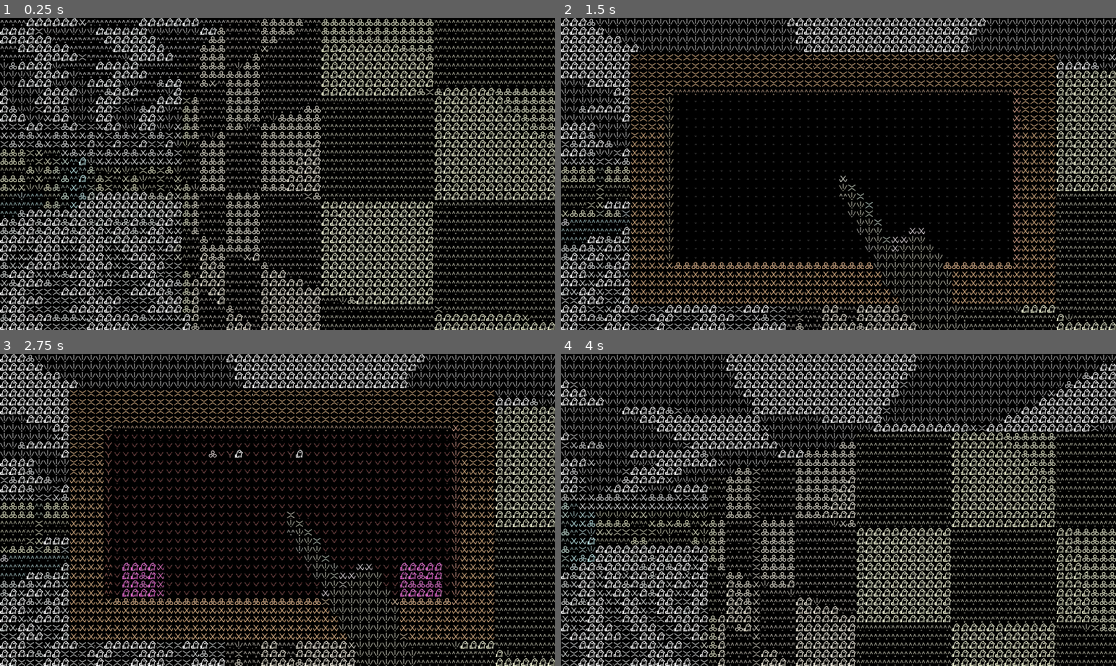
Above: before the commit, frames 1-4 (two rows, left to right).
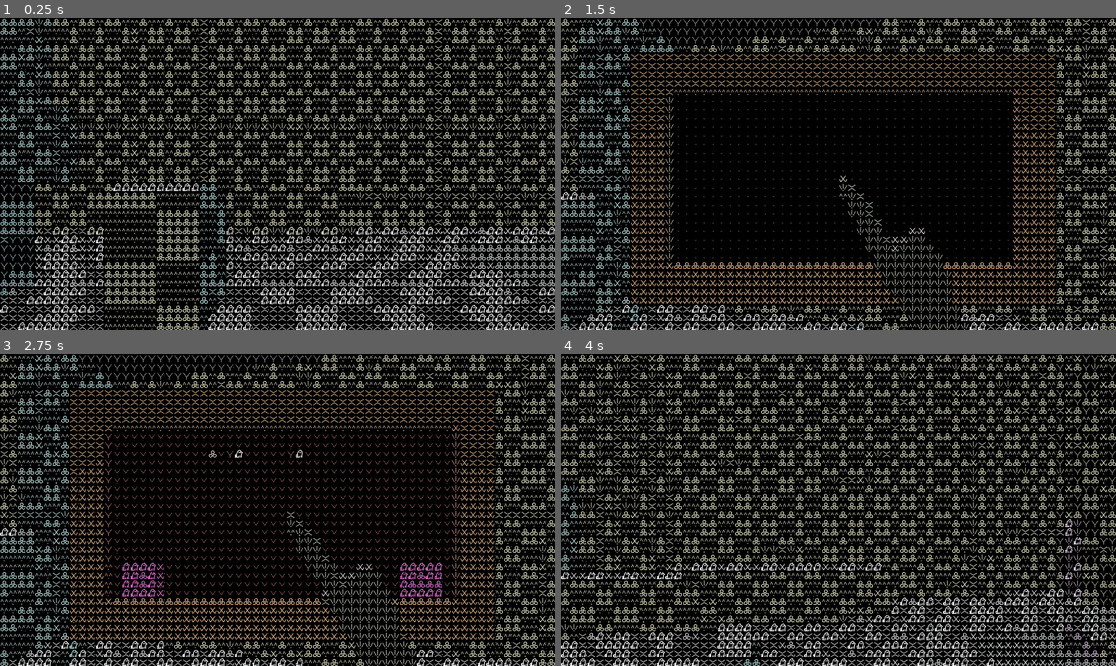
Above: after the commit, the same moments.

Repository: Tchetchouille/ijo-musi
Game: Godot game, scene res://Scenes/SystemsAndManagers/main.tscn
Two runs of this game, one before a commit and one after it. Both use one fixed random seed, a clock stepped at 60 frames per second and the inputs below.
Inputs (mouse positions are in pixels of both pictures, inside the frame that each line leads up to):
- Up to frame 1 (0.25 s): no input
- Up to frame 2 (1.5 s): tap Enter at 0.5 s; move the mouse to (866, 174) at 0.52 s; press the mouse at (866, 174) at 0.53 s; hold Space (fly_up) from 0.53 s (still down); move the mouse to (810, 174) at 1.27 s; release the mouse at (810, 174) at 1.28 s; right-click (810, 174) at 1.35 s
- Up to frame 3 (2.75 s): keep holding Space (fly_up); move the mouse to (288, 503) at 2.02 s; press the mouse at (288, 503) at 2.03 s
- Up to frame 4 (4 s): keep holding Space (fly_up); tap Enter at 2.75 s; move the mouse to (832, 516) at 2.77 s; release the mouse at (832, 516) at 2.78 s; right-click (832, 516) at 2.85 s; move the mouse to (877, 513) at 3.52 s; press the mouse at (877, 513) at 3.53 s

The runs differ from the first frame. In frame 1, 37% of the frame differs, in the area x 0-100%, y 0-100%; in frame 2, 16%; in frame 3, 16%; in frame 4, 39%.

Commit message:
started adding 3d assets

Diff:
--- a/Godot Project/Actual ijo musi Project/actual-ijo-musi-project/Resources and Assets/Shaders/ascii_shader.tres
+++ b/Godot Project/Actual ijo musi Project/actual-ijo-musi-project/Resources and Assets/Shaders/ascii_shader.tres
@@ -464,7 +464,6 @@
 
 }
 "
-graph_offset = Vector2(-1302.6, 151.389)
 mode = 1
 flags/light_only = false
 nodes/fragment/0/position = Vector2(1880, 4940)
--- a/Godot Project/Actual ijo musi Project/actual-ijo-musi-project/Resources and Assets/Shaders/pixel_shader.tres
+++ b/Godot Project/Actual ijo musi Project/actual-ijo-musi-project/Resources and Assets/Shaders/pixel_shader.tres
@@ -90,7 +90,6 @@
 
 }
 "
-graph_offset = Vector2(-1343.32, 229.94)
 mode = 1
 flags/light_only = false
 nodes/fragment/3/node = SubResource("VisualShaderNodeTexture_8scub")
--- a/Godot Project/Actual ijo musi Project/actual-ijo-musi-project/Scenes/Level Prototypes and Whiteboxing/whitebox_waiting_room.tscn
+++ b/Godot Project/Actual ijo musi Project/actual-ijo-musi-project/Scenes/Level Prototypes and Whiteboxing/whitebox_waiting_room.tscn
@@ -390,8 +390,88 @@
 
 [sub_resource type="BoxMesh" id="BoxMesh_0ifvb"]
 
+[sub_resource type="BoxMesh" id="BoxMesh_ur8w8"]
+
+[sub_resource type="BoxShape3D" id="BoxShape3D_x0b1f"]
+
+[sub_resource type="BoxMesh" id="BoxMesh_0sj3b"]
+
+[sub_resource type="BoxShape3D" id="BoxShape3D_3cnu7"]
+
+[sub_resource type="StandardMaterial3D" id="StandardMaterial3D_jn2ir"]
+albedo_texture = ExtResource("1_nvjux")
+uv1_scale = Vector3(30, 0.2, 20)
+uv1_triplanar = true
+
+[sub_resource type="BoxMesh" id="BoxMesh_qet16"]
+material = SubResource("StandardMaterial3D_jn2ir")
+
+[sub_resource type="BoxShape3D" id="BoxShape3D_55dsi"]
+
+[sub_resource type="StandardMaterial3D" id="StandardMaterial3D_0ifvb"]
+albedo_texture = ExtResource("1_nvjux")
+uv1_scale = Vector3(0.8, 0.3, 0.8)
+uv1_triplanar = true
+
+[sub_resource type="CylinderMesh" id="CylinderMesh_5tdr4"]
+material = SubResource("StandardMaterial3D_0ifvb")
+
+[sub_resource type="CylinderShape3D" id="CylinderShape3D_e78lp"]
+
+[sub_resource type="StandardMaterial3D" id="StandardMaterial3D_r685e"]
+albedo_texture = ExtResource("1_nvjux")
+uv1_scale = Vector3(1.5, 1, 2)
+uv1_triplanar = true
+
+[sub_resource type="BoxMesh" id="BoxMesh_3cnu7"]
+material = SubResource("StandardMaterial3D_r685e")
+
+[sub_resource type="BoxShape3D" id="BoxShape3D_qet16"]
+
+[sub_resource type="CylinderMesh" id="CylinderMesh_e78lp"]
+flip_faces = true
+
+[sub_resource type="StandardMaterial3D" id="StandardMaterial3D_vgo41"]
+albedo_texture = ExtResource("1_nvjux")
+uv1_scale = Vector3(15, 5, 20)
+uv1_triplanar = true
+
+[sub_resource type="BoxMesh" id="BoxMesh_55dsi"]
+material = SubResource("StandardMaterial3D_vgo41")
+flip_faces = true
+
+[sub_resource type="StandardMaterial3D" id="StandardMaterial3D_3cnu7"]
+albedo_texture = ExtResource("1_nvjux")
+uv1_scale = Vector3(15, 5, 0.5)
+uv1_triplanar = true
+
+[sub_resource type="BoxMesh" id="BoxMesh_lqes8"]
+material = SubResource("StandardMaterial3D_3cnu7")
+
+[sub_resource type="StandardMaterial3D" id="StandardMaterial3D_x0b1f"]
+albedo_texture = ExtResource("1_nvjux")
+uv1_scale = Vector3(3, 1, 3)
+uv1_triplanar = true
+
+[sub_resource type="BoxMesh" id="BoxMesh_mf3s6"]
+material = SubResource("StandardMaterial3D_x0b1f")
+
+[sub_resource type="BoxShape3D" id="BoxShape3D_jkflp"]
+
+[sub_resource type="CylinderMesh" id="CylinderMesh_0sj3b"]
+
+[sub_resource type="StandardMaterial3D" id="StandardMaterial3D_0sj3b"]
+albedo_texture = ExtResource("1_nvjux")
+uv1_scale = Vector3(8, 1, 0.6)
+uv1_triplanar = true
+
+[sub_resource type="BoxMesh" id="BoxMesh_jkflp"]
+material = SubResource("StandardMaterial3D_0sj3b")
+
+[sub_resource type="BoxShape3D" id="BoxShape3D_lqes8"]
+
 [node name="Whitebox" type="Node3D"]
-transform = Transform3D(1, 0, 0, 0, 1, 0, 0, 0, 1, 22.0085, 0, -6.04989)
+transform = Transform3D(1, 0, 0, 0, 1, 0, 0, 0, 1, -2.82392, 0, 4.39051)
 
 [node name="Lights" type="Node3D" parent="."]
 transform = Transform3D(-0.5, 0.612372, -0.612372, 0, 0.707107, 0.707107, 0.866025, 0.353553, -0.353553, 0, 0, 0)
@@ -426,6 +506,7 @@
 
 [node name="Ceiling" type="StaticBody3D" parent="WaitingRoom/FloorAndCeiling"]
 transform = Transform3D(44.5621, 0.0100205, 0, -6.26279, 0.0712993, 0, 0, 0, 20, 2.5, 6.9155, -5)
+visible = false
 
 [node name="MeshInstance3D" type="MeshInstance3D" parent="WaitingRoom/FloorAndCeiling/Ceiling"]
 mesh = SubResource("BoxMesh_5tdr4")
@@ -486,7 +567,6 @@
 transform = Transform3D(1.99511, 0, -0.559166, 0, 3, 0, 0.139791, 0, 7.98043, -5.87962, 2.53964, -8.23284)
 
 [node name="MeshInstance3D" type="MeshInstance3D" parent="WaitingRoom/Rubbles/Rubbles1"]
-transform = Transform3D(1, 0, 0, 0, 1, 0, 0, 0, 1, 0, 0, 0)
 mesh = SubResource("BoxMesh_e78lp")
 
 [node name="CollisionShape3D" type="CollisionShape3D" parent="WaitingRoom/Rubbles/Rubbles1"]
@@ -2300,3 +2380,117 @@
 
 [node name="CollisionShape3D" type="CollisionShape3D" parent="Grave/Structure/Body"]
 shape = SubResource("BoxShape3D_qtvbj")
+
+[node name="Pond" type="Node3D" parent="."]
+
+[node name="Floor" type="Node3D" parent="Pond"]
+transform = Transform3D(1, 0, 0, 0, 1, 0, 0, 0, 1, -79.1023, -36.8419, 20.0935)
+
+[node name="StaticBody3D" type="StaticBody3D" parent="Pond/Floor"]
+transform = Transform3D(60, 0, 0, 0, 0.2, 0, 0, 0, 60, 23.6657, 0, 1.63612)
+
+[node name="MeshInstance3D" type="MeshInstance3D" parent="Pond/Floor/StaticBody3D"]
+mesh = SubResource("BoxMesh_ur8w8")
+
+[node name="CollisionShape3D" type="CollisionShape3D" parent="Pond/Floor/StaticBody3D"]
+shape = SubResource("BoxShape3D_x0b1f")
+
+[node name="Walls" type="Node3D" parent="Pond"]
+transform = Transform3D(1, 0, 0, 0, 1, 0, 0, 0, 1, -55.6576, -35.7672, 13.8645)
+
+[node name="StaticBody3D" type="StaticBody3D" parent="Pond/Walls"]
+
+[node name="MeshInstance3D" type="MeshInstance3D" parent="Pond/Walls/StaticBody3D"]
+mesh = SubResource("BoxMesh_0sj3b")
+
+[node name="CollisionShape3D" type="CollisionShape3D" parent="Pond/Walls/StaticBody3D"]
+shape = SubResource("BoxShape3D_3cnu7")
+
+[node name="CraftingRoom" type="Node3D" parent="."]
+transform = Transform3D(0.947406, 0, -0.320034, 0, 1, 0, 0.320034, 0, 0.947406, -24.9786, -4.04455, -30.5518)
+
+[node name="Floor" type="StaticBody3D" parent="CraftingRoom"]
+transform = Transform3D(30, 0, 4.76837e-07, 0, 0.2, 0, -9.53674e-07, 0, 20, 3.50617, 0, 0.138031)
+
+[node name="MeshInstance3D" type="MeshInstance3D" parent="CraftingRoom/Floor"]
+mesh = SubResource("BoxMesh_qet16")
+
+[node name="CollisionShape3D" type="CollisionShape3D" parent="CraftingRoom/Floor"]
+shape = SubResource("BoxShape3D_55dsi")
+
+[node name="CraftingTables" type="Node3D" parent="CraftingRoom"]
+transform = Transform3D(1, 0, 5.96046e-08, 0, 1, 0, -5.96046e-08, 0, 1, -0.115571, -9.53674e-07, 0.651211)
+
+[node name="Stool2" type="StaticBody3D" parent="CraftingRoom/CraftingTables"]
+transform = Transform3D(0.8, 0, -4.47035e-08, 0, 0.3, 0, 4.47035e-08, 0, 0.8, -0.906146, 0.39086, 7.38202)
+
+[node name="MeshInstance3D" type="MeshInstance3D" parent="CraftingRoom/CraftingTables/Stool2"]
+mesh = SubResource("CylinderMesh_5tdr4")
+
+[node name="CollisionShape3D" type="CollisionShape3D" parent="CraftingRoom/CraftingTables/Stool2"]
+shape = SubResource("CylinderShape3D_e78lp")
+
+[node name="Table" type="StaticBody3D" parent="CraftingRoom/CraftingTables"]
+transform = Transform3D(1.5, 0, -5.96046e-08, 0, 1, 0, 1.19209e-07, 0, 2, 2.62614, 0.619189, 7.3811)
+
+[node name="MeshInstance3D" type="MeshInstance3D" parent="CraftingRoom/CraftingTables/Table"]
+mesh = SubResource("BoxMesh_3cnu7")
+
+[node name="CollisionShape3D" type="CollisionShape3D" parent="CraftingRoom/CraftingTables/Table"]
+shape = SubResource("BoxShape3D_qet16")
+
+[node name="Wheel" type="StaticBody3D" parent="CraftingRoom/CraftingTables"]
+transform = Transform3D(1.5, 0, -5.96046e-08, 0, 1, 0, 1.19209e-07, 0, 2, 0.887815, 0.619189, 7.37601)
+
+[node name="MeshInstance3D" type="MeshInstance3D" parent="CraftingRoom/CraftingTables/Wheel"]
+mesh = SubResource("BoxMesh_3cnu7")
+
+[node name="CollisionShape3D" type="CollisionShape3D" parent="CraftingRoom/CraftingTables/Wheel"]
+shape = SubResource("BoxShape3D_qet16")
+
+[node name="Stool" type="StaticBody3D" parent="CraftingRoom/CraftingTables"]
+transform = Transform3D(0.8, 0, -4.47035e-08, 0, 0.3, 0, 4.47035e-08, 0, 0.8, 4.38007, 0.39086, 7.32149)
+
+[node name="MeshInstance3D" type="MeshInstance3D" parent="CraftingRoom/CraftingTables/Stool"]
+mesh = SubResource("CylinderMesh_5tdr4")
+
+[node name="CollisionShape3D" type="CollisionShape3D" parent="CraftingRoom/CraftingTables/Stool"]
+shape = SubResource("CylinderShape3D_e78lp")
+
+[node name="Tunnel" type="MeshInstance3D" parent="CraftingRoom"]
+transform = Transform3D(-0.0639645, -4.99959, 2.18539e-07, 3.36809e-15, -2.18557e-07, -5, 4.99959, -0.0639645, 2.79596e-09, 13.4779, 1.59858, 4.62514)
+mesh = SubResource("CylinderMesh_e78lp")
+
+[node name="Walls" type="Node3D" parent="CraftingRoom"]
+
+[node name="Main" type="MeshInstance3D" parent="CraftingRoom/Walls"]
+transform = Transform3D(15, 0, 1.90735e-06, 0, 5, 0, -9.53674e-07, 0, 20, 1.146, 2.5, 0.1)
+mesh = SubResource("BoxMesh_55dsi")
+
+[node name="Middle" type="MeshInstance3D" parent="CraftingRoom/Walls"]
+transform = Transform3D(15, 0, 2.98023e-08, 0, 5, 0, -9.53674e-07, 0, 0.5, 0.997347, 2.54258, 0.395618)
+mesh = SubResource("BoxMesh_lqes8")
+
+[node name="Waterfall" type="Node3D" parent="CraftingRoom"]
+
+[node name="Barrier" type="StaticBody3D" parent="CraftingRoom/Waterfall"]
+transform = Transform3D(3, 0, 1.19209e-07, 0, 1, 0, -1.19209e-07, 0, 3, -4.55394, 0.5, 8.56839)
+
+[node name="MeshInstance3D" type="MeshInstance3D" parent="CraftingRoom/Waterfall/Barrier"]
+mesh = SubResource("BoxMesh_mf3s6")
+
+[node name="CollisionShape3D" type="CollisionShape3D" parent="CraftingRoom/Waterfall/Barrier"]
+shape = SubResource("BoxShape3D_jkflp")
+
+[node name="MeshInstance3D" type="MeshInstance3D" parent="CraftingRoom/Waterfall"]
+transform = Transform3D(2, 0, 1.19209e-07, 0, 3, 0, -1.19209e-07, 0, 2, -4.58316, 3.09978, 8.57406)
+mesh = SubResource("CylinderMesh_0sj3b")
+
+[node name="StaticBody3D" type="StaticBody3D" parent="CraftingRoom/Waterfall"]
+transform = Transform3D(8, 0, 1.49012e-08, 0, 1, 0, -7.15256e-07, 0, 0.6, 1.00442, 0.5, 9.80413)
+
+[node name="MeshInstance3D" type="MeshInstance3D" parent="CraftingRoom/Waterfall/StaticBody3D"]
+mesh = SubResource("BoxMesh_jkflp")
+
+[node name="CollisionShape3D" type="CollisionShape3D" parent="CraftingRoom/Waterfall/StaticBody3D"]
+shape = SubResource("BoxShape3D_lqes8")
Binary file added: Godot Project/Actual ijo musi Project/actual-ijo-musi-project/Assets/3D Assets/test.glb
Not shown, added: Godot Project/Actual ijo musi Project/actual-ijo-musi-project/Assets/3D Assets/test.glb.import
Not shown: 1 places in Godot Project/Actual ijo musi Project/actual-ijo-musi-project/Scenes/Level Prototypes and Whiteboxing/whitebox_waiting_room.tscn that only renumber resources
Not shown, added: Assets/3D Assets/fireplace.glb
Not shown, added: Assets/3D Assets/test.glb
Not shown, removed: Planning/~$Planning_visuel.pptx
